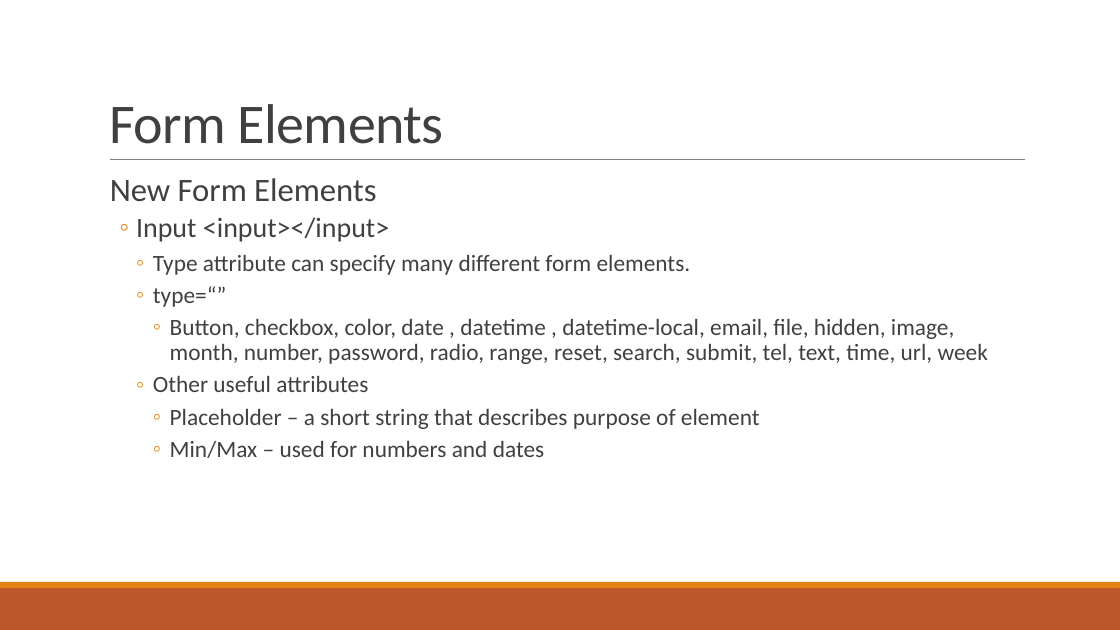
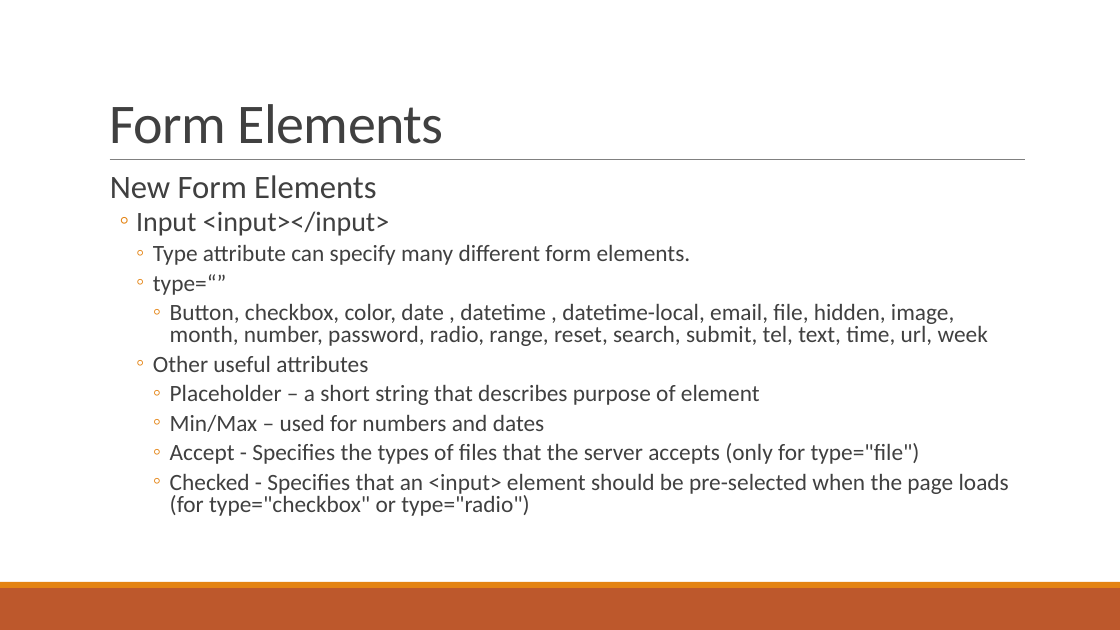
Before and after one commit to Code-Flo/Introduction_To_Web_Development, a slide deck: slide 4 of Class 3/Introduction to Web Development_Lesson3.pptx (slide 3 before the commit). Drawn at 1120x630 pixels with LibreOffice and Linux fonts; fonts in the diff are those of the drawing. Boxes give left, top, right and bottom in pixels: in the first picture for what was removed or moved away, otherwise in the second. Text is boxed around its words. In the diff, an @@ line names an element or a change of style, - is before the commit and + after.

```diff
--- a/Class 3/Introduction to Web Development_Lesson3.pptx
+++ b/Class 3/Introduction to Web Development_Lesson3.pptx
@@ text at (110,175,988,432): line spacing 0.9 to 0.8 @@
@@ text at (170,443,1009,516): paragraphs added @@
+      ◦ Accept - Specifies the types of files that the server accepts (only for type="file")
+      ◦ Checked - Specifies that an <input> element should be pre-selected when the page loads (for type="checkbox" or type="radio")
```
Also in this commit, not shown: 2 other slides changed, 3 slides added, 9 other files.
